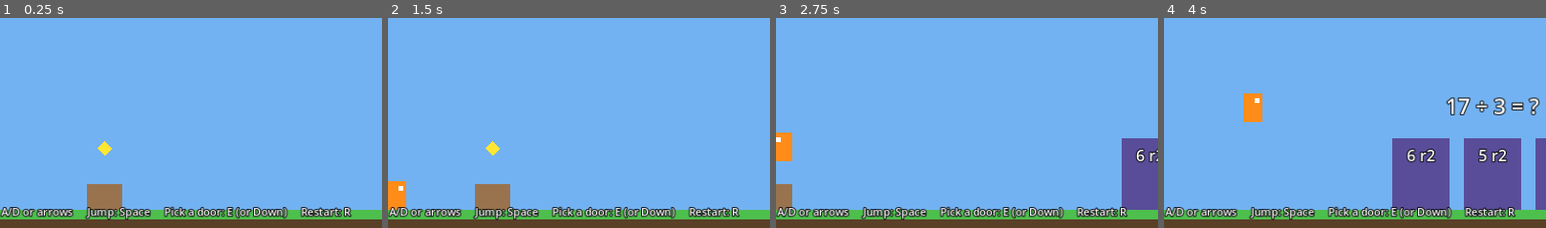
Above: before the commit, frames 1-4 (left to right).
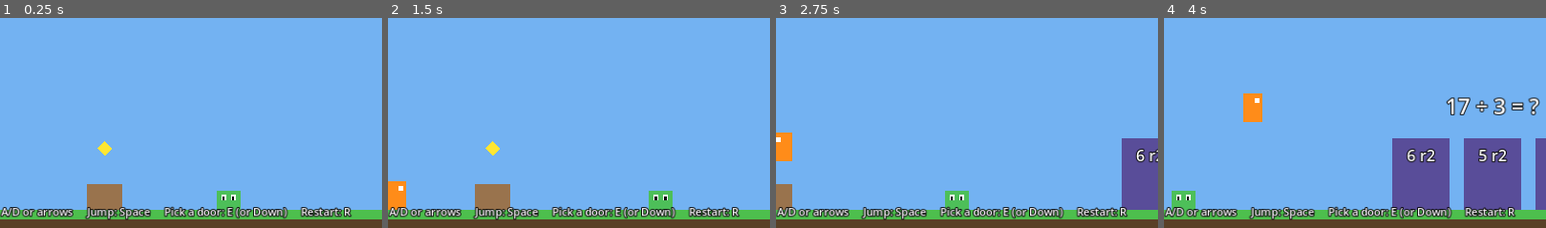
Above: after the commit, the same moments.

Repository: mailr425/mach-math
Game: Godot game, scene res://main.tscn
Same seed, same stepped clock (60 frames per second), same inputs: the game is played once before the commit and once after it.
Inputs:
- Up to frame 1 (0.25 s): no input
- Up to frame 2 (1.5 s): tap E (interact) at 0.5, 1.25, 1.35 s; hold Space (jump) 0.53-1.28 s; hold D (move_right) from 0.53 s (still down)
- Up to frame 3 (2.75 s): tap Space (jump) at 1.52, 1.55, 1.82 s; tap E (interact) at 2 s; release D (move_right) at 2.03 s; hold A (move_left) from 2.03 s (still down); hold Space (jump) from 2.03 s (still down); tap Enter at 2.1 s
- Up to frame 4 (4 s): tap E (interact) at 2.75, 3.5 s; release A (move_left) at 2.78 s; release Space (jump) at 2.78 s; hold D (move_right) from 2.78 s (still down); tap Keypad Enter at 2.85 s; tap Space (jump) at 3.02, 3.05, 3.32 s; hold Space (jump) from 3.53 s (still down)
The pictures show only the part of the screen within x 29-79%, y 50-100%; the shares and areas given below are measured in that part.

The runs differ from the first frame. In frame 1, 0.5% of the frame differs, in the area x 56-63%, y 82-92%; in frame 2, 0.6%, in the area x 68-75%, y 82-92%; in frame 3, 0.6%; in frame 4, 0.5%.

Commit message:
Add harmless enemies: stomp or mach-run through them for points
- Blobs patrol the running sections, away from the gates; they never hurt you
- Stomp (bounce, hold jump for higher; chained stomps score more)
- Mach run: at combo-boosted top speed you plow through them
- Floating score popups, enemies respawn for Math Time, count on results

Co-Authored-By: Claude Opus 5.5 <noreply@anthropic.com>
Claude-Session: https://claude.ai/code/session_01Ly7gNDnXVRyzeHjZqjoQLE

Diff:
--- a/scripts/main.gd
+++ b/scripts/main.gd
@@ -25,6 +25,14 @@
 const BARRIER_OFFSET := 240.0   # how far past the middle door the wall sits
 const ZONE_REACH := 400.0       # how far before the doors the "thinking zone" starts
 
+const ENEMY_SIZE := Vector2(40, 32)
+const ENEMY_COLOR := Color(0.3, 0.75, 0.35)
+const MACH_SPEED := 480.0        # run at least this fast to plow through enemies
+const STOMP_POINTS := 50         # x chain: 50, 100, 150... for stomps without landing
+const MACH_POINTS := 75
+const STOMP_BOUNCE := -520.0
+const STOMP_BOUNCE_HELD := -720.0
+
 const DOOR_COLOR := Color(0.35, 0.3, 0.6)
 const DOOR_HOVER_COLOR := Color(0.55, 0.5, 0.95)
 const RIGHT_COLOR := Color(0.2, 0.8, 0.35)
@@ -44,6 +52,10 @@
 var player
 var stations: Array = []
 var gems: Array = []           # Each: {"node", "pos", "taken"}
+var enemies: Array = []        # Each: {"node", "x", "min_x", "max_x", "dir", "speed", "alive"}
+var stomp_chain := 0
+var enemies_defeated := 0
+var prev_feet_y := 0.0
 var level_end_x := 0.0
 var clock := 0.0
 
@@ -134,8 +146,9 @@
 	_add_block(Rect2(-100, FLOOR_Y - 900, 100, 900), Color(0.3, 0.3, 0.35))
 	_add_block(Rect2(level_end_x + 300, FLOOR_Y - 900, 100, 900), Color(0.3, 0.3, 0.35))
 
-	# Running sections: hurdles with gems
+	# Running sections: hurdles, gems and enemies (kept away from the gates)
 	_add_hurdle(650.0)
+	_add_enemy(720.0, 980.0)
 	for i in STATION_COUNT:
 		var x := FIRST_STATION_X + i * STATION_SPACING
 		stations.append(_build_station(x))
@@ -144,6 +157,10 @@
 			_add_hurdle(x + 1000.0)
 			for g in 3:
 				_add_gem(Vector2(x + 720.0 + g * 60.0, FLOOR_Y - 40.0))
+			_add_enemy(x + 610.0, x + 960.0)
+			_add_enemy(x + 1060.0, x + 1350.0)
+		else:
+			_add_enemy(x + 610.0, x + 1050.0)
 
 	_add_rect(Rect2(level_end_x, FLOOR_Y - 300, 12, 300), Color.WHITE)
 	_add_rect(Rect2(level_end_x + 12, FLOOR_Y - 300, 90, 60), Color(1, 0.85, 0.1))
@@ -166,6 +183,113 @@
 	gem.color = Color(1, 0.9, 0.2)
 	add_child(gem)
 	gems.append({"node": gem, "pos": pos, "taken": false})
+
+
+## A harmless blob that patrols back and forth. It never hurts you.
+func _add_enemy(min_x: float, max_x: float) -> void:
+	var node := Node2D.new()
+	var body := ColorRect.new()
+	body.size = ENEMY_SIZE
+	body.position = Vector2(-ENEMY_SIZE.x / 2, -ENEMY_SIZE.y)  # origin at the feet
+	body.color = ENEMY_COLOR
+	node.add_child(body)
+	for ex in [-12.0, 4.0]:
+		var eye := ColorRect.new()
+		eye.size = Vector2(8, 10)
+		eye.position = Vector2(ex, -26)
+		eye.color = Color.WHITE
+		node.add_child(eye)
+		var pupil := ColorRect.new()
+		pupil.size = Vector2(4, 5)
+		pupil.position = Vector2(ex + 2, -22)
+		pupil.color = Color.BLACK
+		node.add_child(pupil)
+	add_child(node)
+	var e := {"node": node, "min_x": min_x, "max_x": max_x, "x": 0.0, "dir": 1.0,
+		"speed": 0.0, "alive": true}
+	_reset_enemy(e)
+	enemies.append(e)
+
+
+func _reset_enemy(e: Dictionary) -> void:
+	e["x"] = randf_range(e["min_x"], e["max_x"])
+	e["dir"] = 1.0 if randf() < 0.5 else -1.0
+	e["speed"] = randf_range(50.0, 90.0)
+	e["alive"] = true
+	var node: Node2D = e["node"]
+	node.position = Vector2(e["x"], FLOOR_Y)
+	node.scale = Vector2.ONE
+	node.modulate = Color.WHITE
+	node.visible = true
+
+
+func _update_enemies(delta: float) -> void:
+	var p: Vector2 = player.global_position
+	var feet_y := p.y + 24.0
+	var on_floor: bool = player.is_on_floor()
+	if on_floor:
+		stomp_chain = 0
+
+	for e in enemies:
+		if not e["alive"]:
+			continue
+		# Patrol
+		e["x"] += e["dir"] * e["speed"] * delta
+		if e["x"] < e["min_x"] or e["x"] > e["max_x"]:
+			e["dir"] *= -1.0
+			e["x"] = clampf(e["x"], e["min_x"], e["max_x"])
+		e["node"].position.x = e["x"]
+
+		# Touching the player? (player box is 32 x 48, centered)
+		var ex: float = e["x"]
+		var top := FLOOR_Y - ENEMY_SIZE.y
+		var overlap_x := absf(p.x - ex) < (16.0 + ENEMY_SIZE.x / 2)
+		var overlap_y := feet_y > top and p.y - 24.0 < FLOOR_Y
+		if not (overlap_x and overlap_y):
+			continue
+
+		var vel: Vector2 = player.velocity
+		if vel.y > 0.0 and prev_feet_y <= top + 12.0:
+			# Stomp! Bounce higher if jump is held.
+			stomp_chain += 1
+			var pts := STOMP_POINTS * stomp_chain
+			player.velocity.y = STOMP_BOUNCE_HELD if Input.is_action_pressed("jump") else STOMP_BOUNCE
+			_defeat_enemy(e, pts, "+%d" % pts if stomp_chain == 1 else "+%d  x%d!" % [pts, stomp_chain])
+		elif absf(vel.x) >= MACH_SPEED:
+			_defeat_enemy(e, MACH_POINTS, "MACH! +%d" % MACH_POINTS)
+		else:
+			# Harmless bump: the enemy just turns around.
+			e["dir"] = signf(ex - p.x) if ex != p.x else -e["dir"]
+
+	prev_feet_y = feet_y
+
+
+func _defeat_enemy(e: Dictionary, points: int, text: String) -> void:
+	e["alive"] = false
+	score += points
+	enemies_defeated += 1
+	var node: Node2D = e["node"]
+	var tw := create_tween()
+	tw.tween_property(node, "scale", Vector2(1.3, 0.25), 0.08)
+	tw.tween_property(node, "modulate:a", 0.0, 0.3)
+	tw.tween_callback(func(): node.visible = false)
+	_popup_text(text, Vector2(e["x"], FLOOR_Y - 70.0))
+
+
+## Floating score text that rises and fades.
+func _popup_text(text: String, pos: Vector2) -> void:
+	var lbl := Label.new()
+	lbl.text = text
+	lbl.size = Vector2(200, 40)
+	lbl.position = pos - Vector2(100, 20)
+	lbl.horizontal_alignment = HORIZONTAL_ALIGNMENT_CENTER
+	_style_label(lbl, 28)
+	lbl.add_theme_color_override("font_color", Color(1, 0.9, 0.3))
+	add_child(lbl)
+	var tw := create_tween().set_parallel(true)
+	tw.tween_property(lbl, "position:y", lbl.position.y - 60.0, 0.8)
+	tw.tween_property(lbl, "modulate:a", 0.0, 0.8).set_delay(0.3)
+	tw.chain().tween_callback(lbl.queue_free)
 
 
 func _build_station(x: float) -> Dictionary:
@@ -351,6 +475,7 @@
 	clock += delta
 
 	_collect_gems()
+	_update_enemies(delta)
 	var zone_station = _zone_station()
 	if zone_station != null and zone_station["arrived"] < 0.0:
 		zone_station["arrived"] = clock
@@ -504,6 +629,8 @@
 	for st in stations:
 		_assign_problem(st, 0)  # quicker problems for the race back
 		st["barrier"] = _make_barrier(st["x"] - BARRIER_OFFSET)
+	for e in enemies:
+		_reset_enemy(e)  # fresh enemies for the race back
 	_show_feedback("MATH TIME!  Race back to the START!\nThe clock stops while you're at a gate, so take your time on the math.", 5.0)
 
 
@@ -538,6 +665,7 @@
 	lines.append("RANK: %s" % rank)
 	lines.append("Score: %d   (time bonus %d)" % [score, time_bonus])
 	lines.append("Right on the first try: %d / %d    Best combo: x%d" % [first_try_correct, answered, best_combo])
+	lines.append("Enemies defeated: %d" % enemies_defeated)
 	if mistakes.size() > 0:
 		lines.append("")
 		lines.append("Things to practice:")
